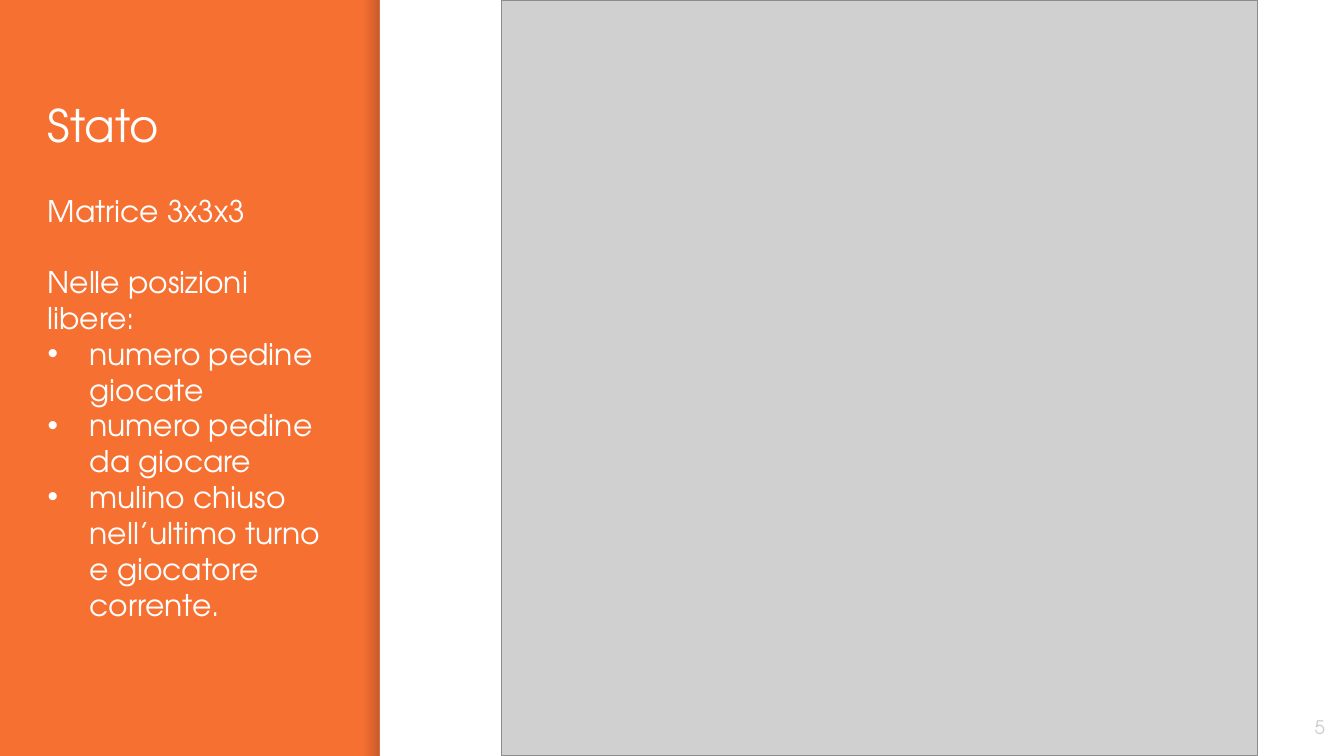
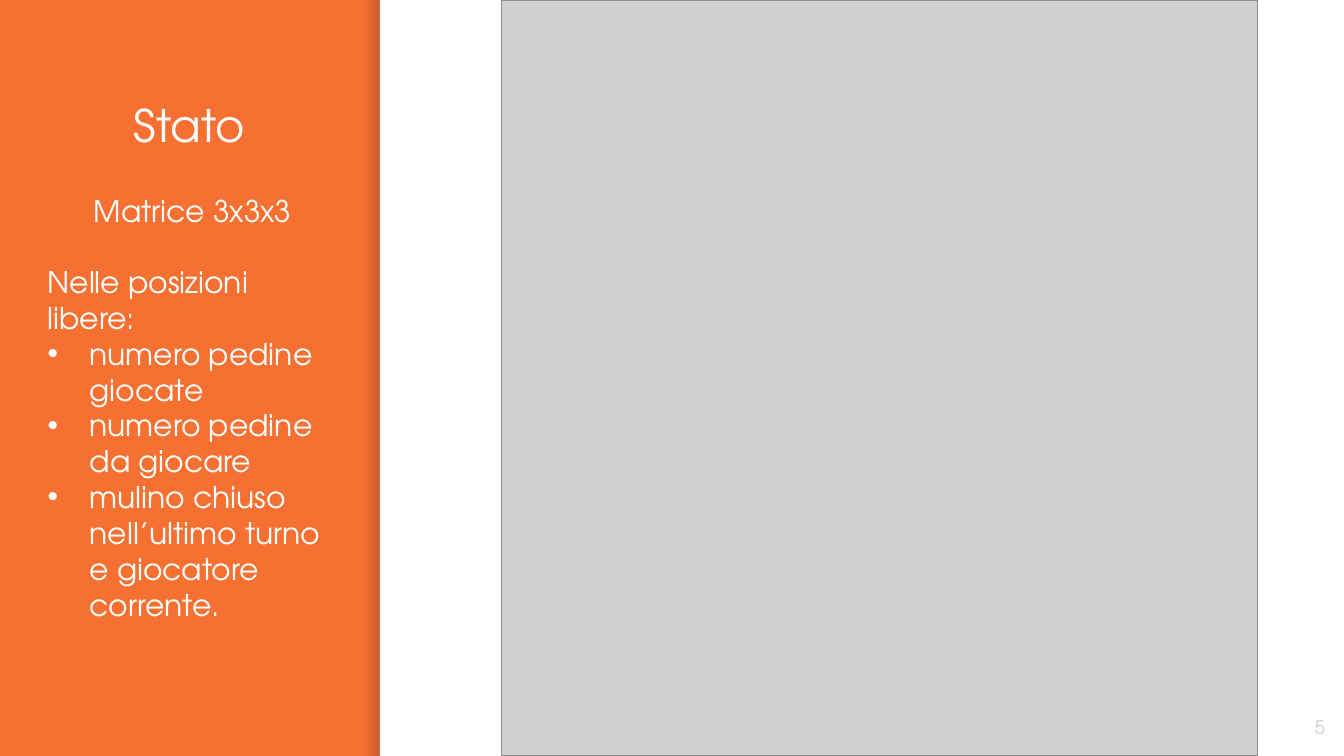
Before and after one commit to graitanto21/MillGates, a slide deck: slide 5 of Presentation/MillGates.pptx. Drawn at 1344x756 pixels with LibreOffice and Linux fonts; fonts in the diff are those of the drawing; grey boxes stand for pictures. Boxes give left, top, right and bottom in pixels: in the first picture for what was removed or moved away, otherwise in the second. Text is boxed around its words. In the diff, an @@ line names an element or a change of style, - is before the commit and + after.

```diff
--- a/Presentation/MillGates.pptx
+++ b/Presentation/MillGates.pptx
@@ title "Stato" moved from (x1=48, y1=108, x2=159, y2=143) to (x1=134, y1=108, x2=245, y2=143) @@
@@ title "Stato" at (x1=134, y1=108, x2=245, y2=143): alignment left to centre @@
@@ text at (x1=94, y1=199, x2=291, y2=223): alignment left to centre @@
```
Also in this commit, not shown: 9 other slides changed, 1 slide added.
